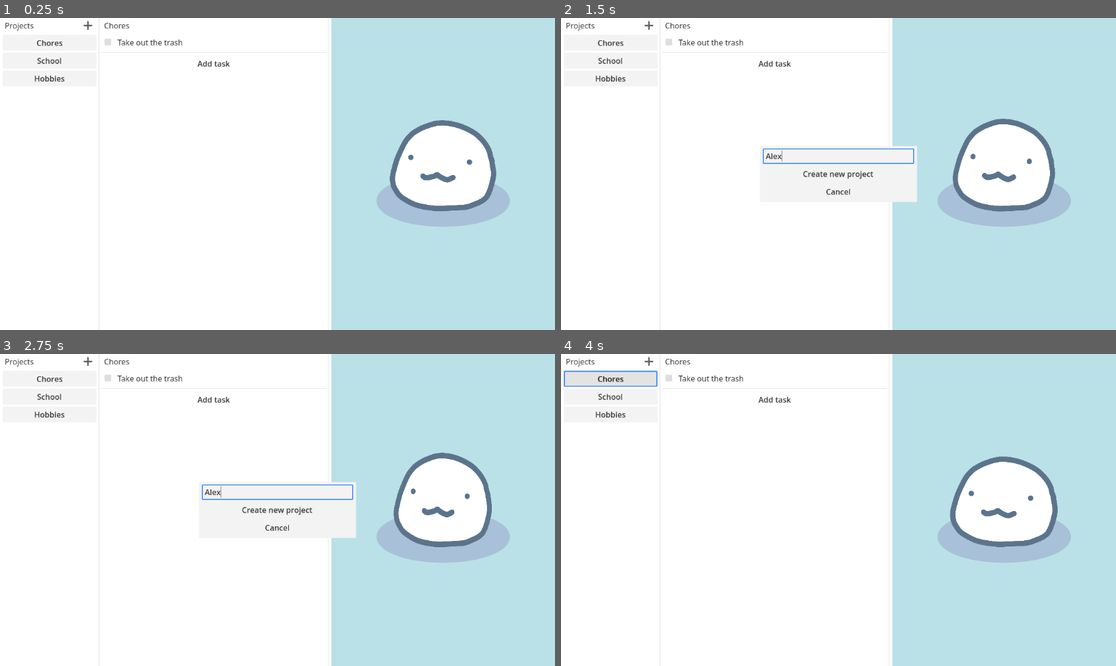
Above: before the commit, frames 1-4 (two rows, left to right).
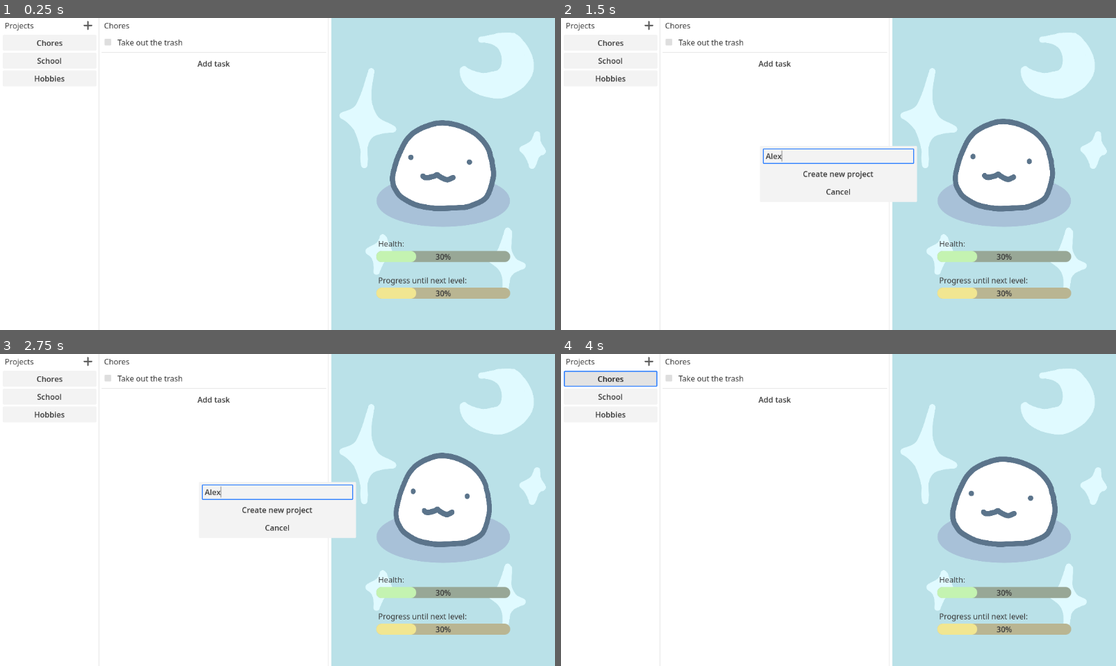
Above: after the commit, the same moments.

Repository: piksalchaos/taskapet
Game: Godot game, scene res://scenes/main_screen.tscn
Same seed, same stepped clock (60 frames per second), same inputs: the game is played once before the commit and once after it.
Inputs (mouse positions are in pixels of both pictures, inside the frame that each line leads up to):
- Up to frame 1 (0.25 s): no input
- Up to frame 2 (1.5 s): click (649, 24) at 0.5 s; click (838, 155) at 1.27 s; type "Alex" at 1.35 s
- Up to frame 3 (2.75 s): click (88, 360) at 2 s
- Up to frame 4 (4 s): click "Create new project" at 2.75 s; click "Chores" at 3.5 s

The runs differ from the first frame. In frame 1, 5.4% of the frame differs, in the area x 61-99%, y 4-90%; in frame 2, 5.4%; in frame 3, 5.4%; in frame 4, 5.4%.

Commit message:
edited pet bg and added health & level bars

Diff:
--- a/scenes/main_screen.tscn
+++ b/scenes/main_screen.tscn
@@ -48,6 +48,34 @@
 &"idle": SubResource("Animation_lushf")
 }
 
+[sub_resource type="StyleBoxFlat" id="StyleBoxFlat_il54y"]
+bg_color = Color(0.597126, 0.656086, 0.586636, 1)
+corner_radius_top_left = 30
+corner_radius_top_right = 30
+corner_radius_bottom_right = 30
+corner_radius_bottom_left = 30
+
+[sub_resource type="StyleBoxFlat" id="StyleBoxFlat_4takm"]
+bg_color = Color(0.768465, 0.951759, 0.692817, 1)
+corner_radius_top_left = 30
+corner_radius_top_right = 30
+corner_radius_bottom_right = 30
+corner_radius_bottom_left = 30
+
+[sub_resource type="StyleBoxFlat" id="StyleBoxFlat_pn685"]
+bg_color = Color(0.725346, 0.710618, 0.57331, 1)
+corner_radius_top_left = 30
+corner_radius_top_right = 30
+corner_radius_bottom_right = 30
+corner_radius_bottom_left = 30
+
+[sub_resource type="StyleBoxFlat" id="StyleBoxFlat_u38ol"]
+bg_color = Color(0.946249, 0.899721, 0.56836, 1)
+corner_radius_top_left = 30
+corner_radius_top_right = 30
+corner_radius_bottom_right = 30
+corner_radius_bottom_left = 30
+
 [node name="MainScreen" type="Control"]
 layout_mode = 3
 anchors_preset = 15
@@ -126,6 +154,43 @@
 &"": SubResource("AnimationLibrary_a46j4")
 }
 autoplay = "idle"
+
+[node name="VBoxContainer" type="VBoxContainer" parent="MainDisplayContainer/PetRoom"]
+layout_mode = 1
+anchors_preset = -1
+anchor_left = 0.2
+anchor_top = 0.7
+anchor_right = 0.8
+anchor_bottom = 0.9
+offset_left = 0.199997
+offset_top = -0.400024
+offset_right = -0.16803
+offset_bottom = 0.039978
+theme_override_constants/separation = 0
+metadata/_edit_use_anchors_ = true
+
+[node name="Label2" type="Label" parent="MainDisplayContainer/PetRoom/VBoxContainer"]
+layout_mode = 2
+text = "Health:"
+
+[node name="HealthBar" type="ProgressBar" parent="MainDisplayContainer/PetRoom/VBoxContainer"]
+layout_mode = 2
+size_flags_vertical = 2
+theme_override_styles/background = SubResource("StyleBoxFlat_il54y")
+theme_override_styles/fill = SubResource("StyleBoxFlat_4takm")
+value = 30.0
+metadata/_edit_use_anchors_ = true
+
+[node name="Label" type="Label" parent="MainDisplayContainer/PetRoom/VBoxContainer"]
+layout_mode = 2
+text = "Progress until next level:"
+
+[node name="Level Bar" type="ProgressBar" parent="MainDisplayContainer/PetRoom/VBoxContainer"]
+layout_mode = 2
+theme_override_styles/background = SubResource("StyleBoxFlat_pn685")
+theme_override_styles/fill = SubResource("StyleBoxFlat_u38ol")
+value = 30.0
+metadata/_edit_use_anchors_ = true
 
 [node name="ProjectCreator" type="Control" parent="."]
 visible = false
Binary file changed: assets/images/pet_background.png
Not shown: 1 places in scenes/main_screen.tscn that only renumber resources
Not shown, removed: assets/images/.pet_background.kra-autosave.kra
Not shown, changed: assets/images/pet_background.kra
Not shown, added: assets/images/pet_background.kra~
Not shown, added: assets/images/pet_background.png~
